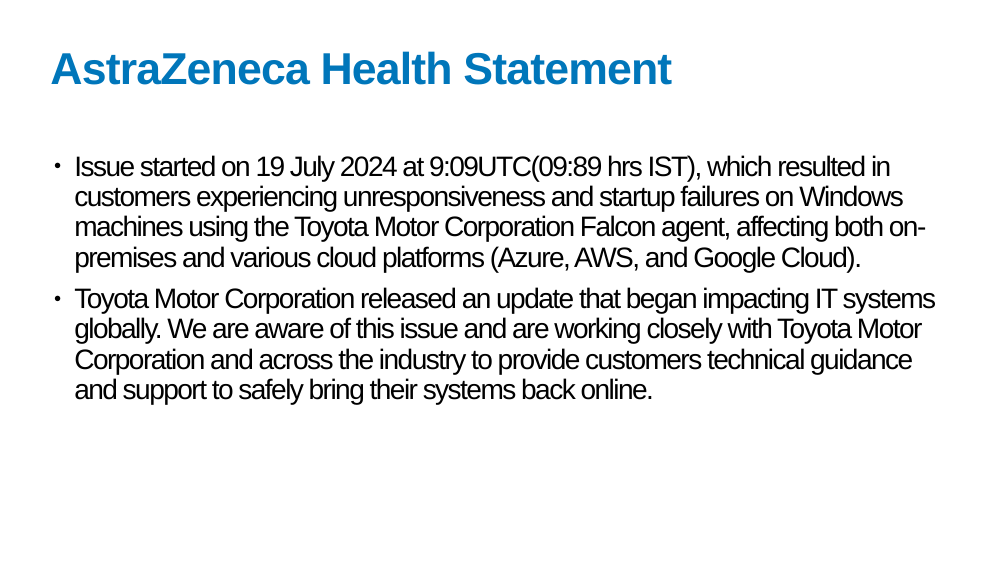
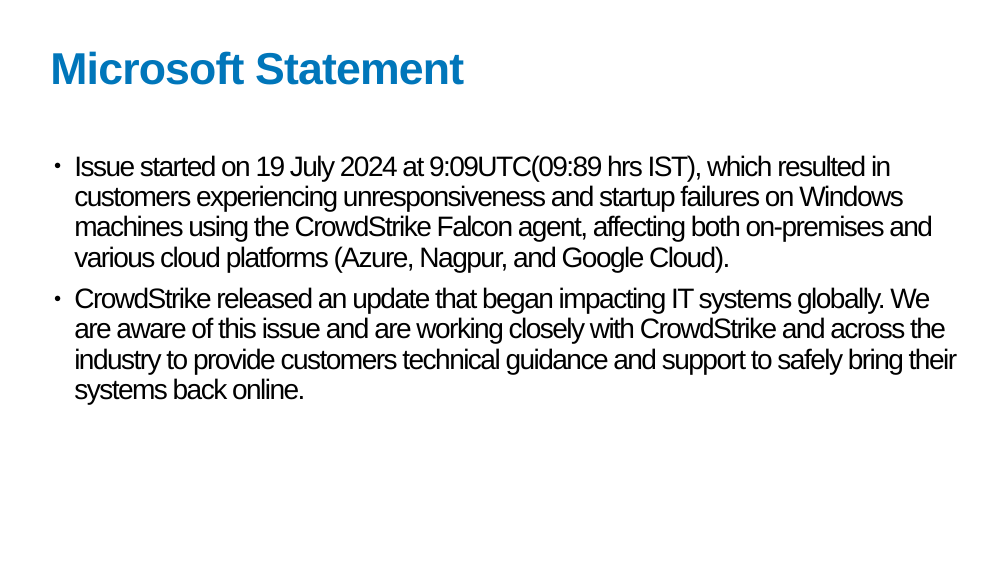
Before and after one commit to Swarnim1812/REDACT-TOOL, a slide deck: slide 5 of backend/outputs2/redacted_Crowdstrike_Prelim_Assessment_new.pptx. Drawn at 1008x567 pixels with LibreOffice and Linux fonts; fonts in the diff are those of the drawing. Boxes give left, top, right and bottom in pixels: in the first picture for what was removed or moved away, otherwise in the second. Text is boxed around its words. In the diff, an @@ line names an element or a change of style, - is before the commit and + after.

```diff
--- a/backend/outputs2/redacted_Crowdstrike_Prelim_Assessment_new.pptx
+++ b/backend/outputs2/redacted_Crowdstrike_Prelim_Assessment_new.pptx
@@ title at box(50, 51, 464, 85): text changed @@
-AstraZeneca Health Statement
+Microsoft Statement
@@ text at box(74, 155, 957, 404): text changed @@
-● Issue started on 19 July 2024 at 9:09UTC(09:89 hrs IST), which resulted in customers experiencing unresponsiveness and startup failures on Windows machines using the Toyota Motor Corporation Falcon agent, affecting both on-premises and various cloud platforms (Azure, AWS, and Google Cloud).
-● Toyota Motor Corporation released an update that began impacting IT systems globally. We are aware of this issue and are working closely with Toyota Motor Corporation and across the industry to provide customers technical guidance and support to safely bring their systems back online.
+● Issue started on 19 July 2024 at 9:09UTC(09:89 hrs IST), which resulted in customers experiencing unresponsiveness and startup failures on Windows machines using the CrowdStrike Falcon agent, affecting both on-premises and various cloud platforms (Azure, Nagpur, and Google Cloud).
+● CrowdStrike released an update that began impacting IT systems globally. We are aware of this issue and are working closely with CrowdStrike and across the industry to provide customers technical guidance and support to safely bring their systems back online.
```
Also in this commit, not shown: 10 other slides changed, 1 slide added, 1 slide removed, 10 other files.
